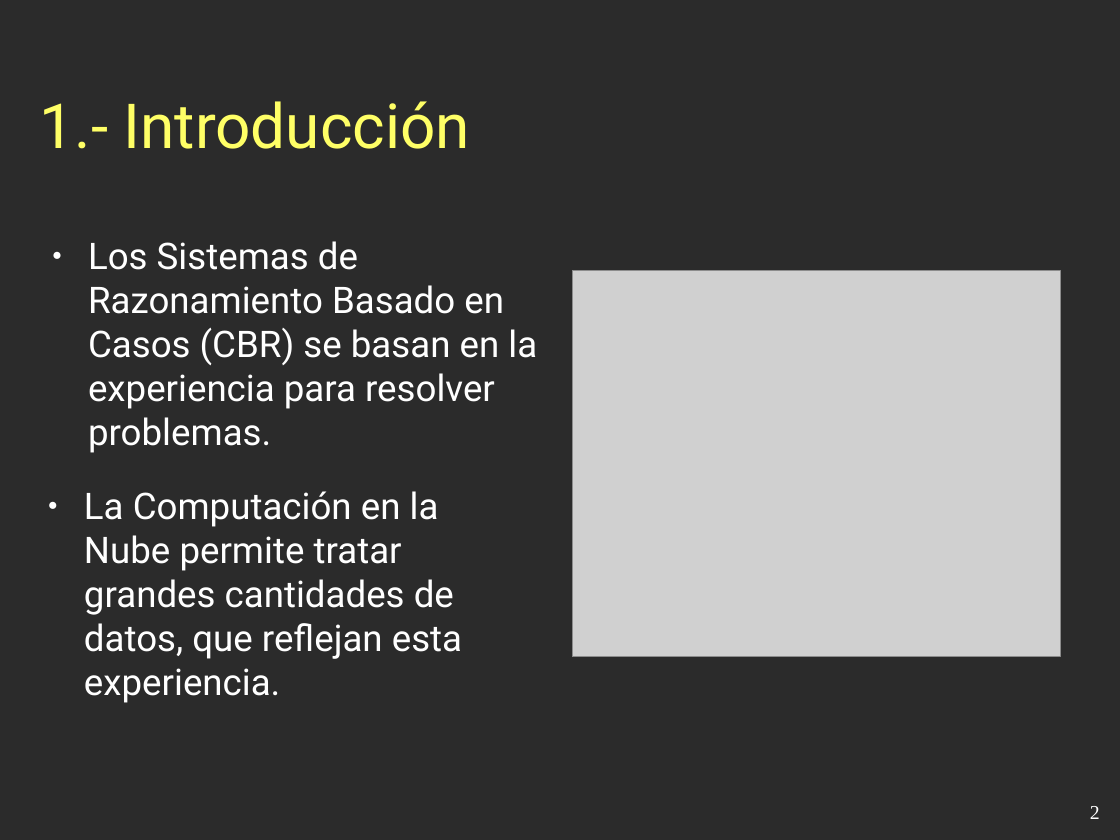
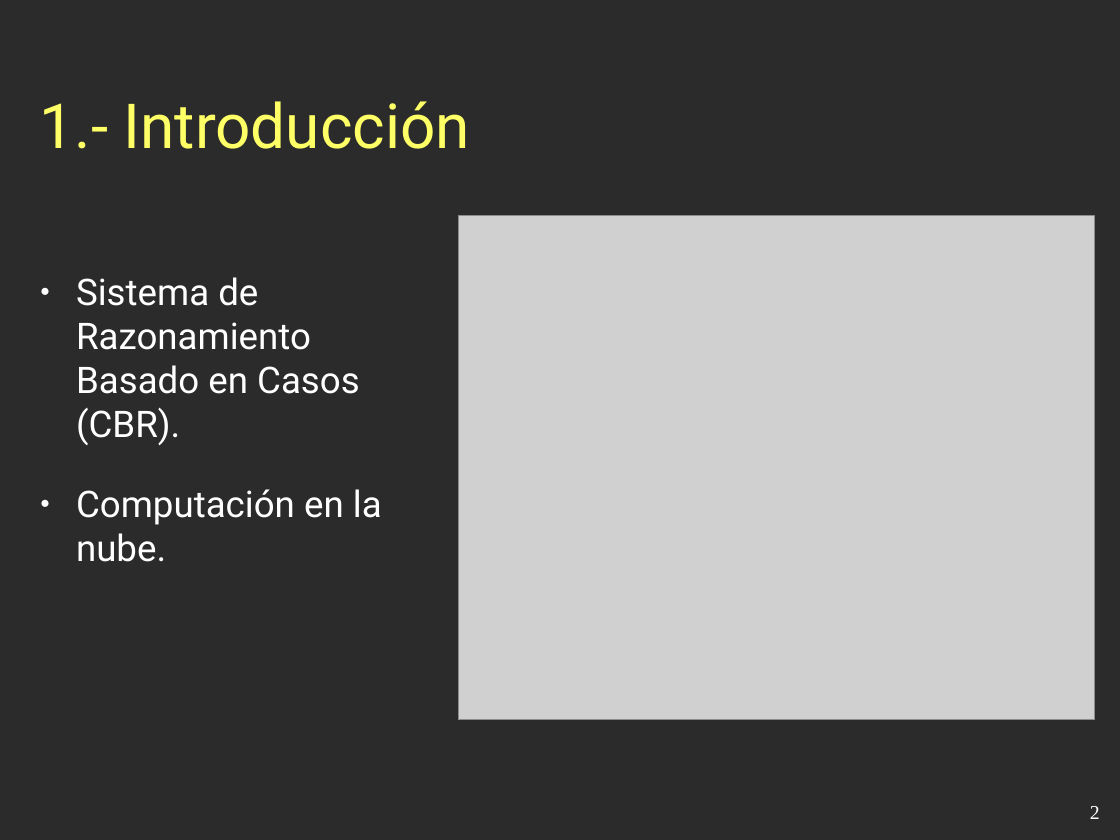
Before and after one commit to esbaixauli/proyecto-ii-ubu, a slide deck: slide 2 of trunk/Documentación/Presentación.odp. Drawn at 1120x840 pixels with LibreOffice and Linux fonts; fonts in the diff are those of the drawing; grey boxes stand for pictures; background and template pictures are left out; a plain dark background stands for a picture behind light text. Boxes give left, top, right and bottom in pixels: in the first picture for what was removed or moved away, otherwise in the second. Text is boxed around its words. In the diff, an @@ line names an element or a change of style, - is before the commit and + after.

Commit message:
presentación

```diff
--- a/trunk/Documentación/Presentación.odp
+++ b/trunk/Documentación/Presentación.odp
@@ picture: place and size @@
-picture at [572, 270, 1060, 657]
+picture at [458, 216, 1095, 721]
@@ text at [76, 277, 382, 562]: text changed @@
-● Los Sistemas de Razonamiento Basado en Casos (CBR) se basan en la experiencia para resolver problemas.
+● Sistema de Razonamiento Basado en Casos (CBR).
+● Computación en la nube.
@@ text removed at [84, 491, 462, 703] @@
-● La Computación en la Nube permite tratar grandes cantidades de datos, que reflejan esta experiencia.
```
Also in this commit, not shown: 8 other slides changed.
